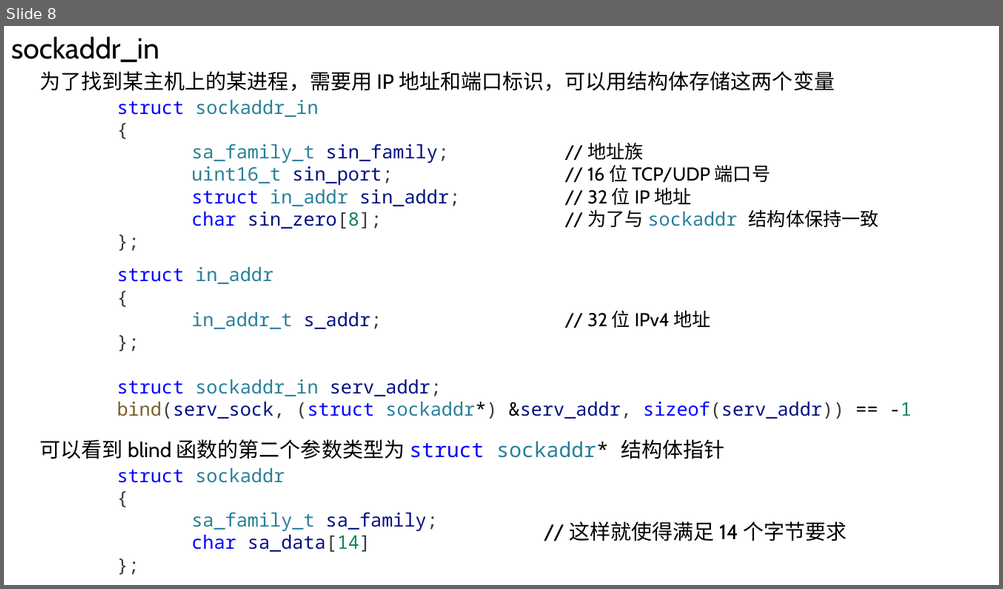
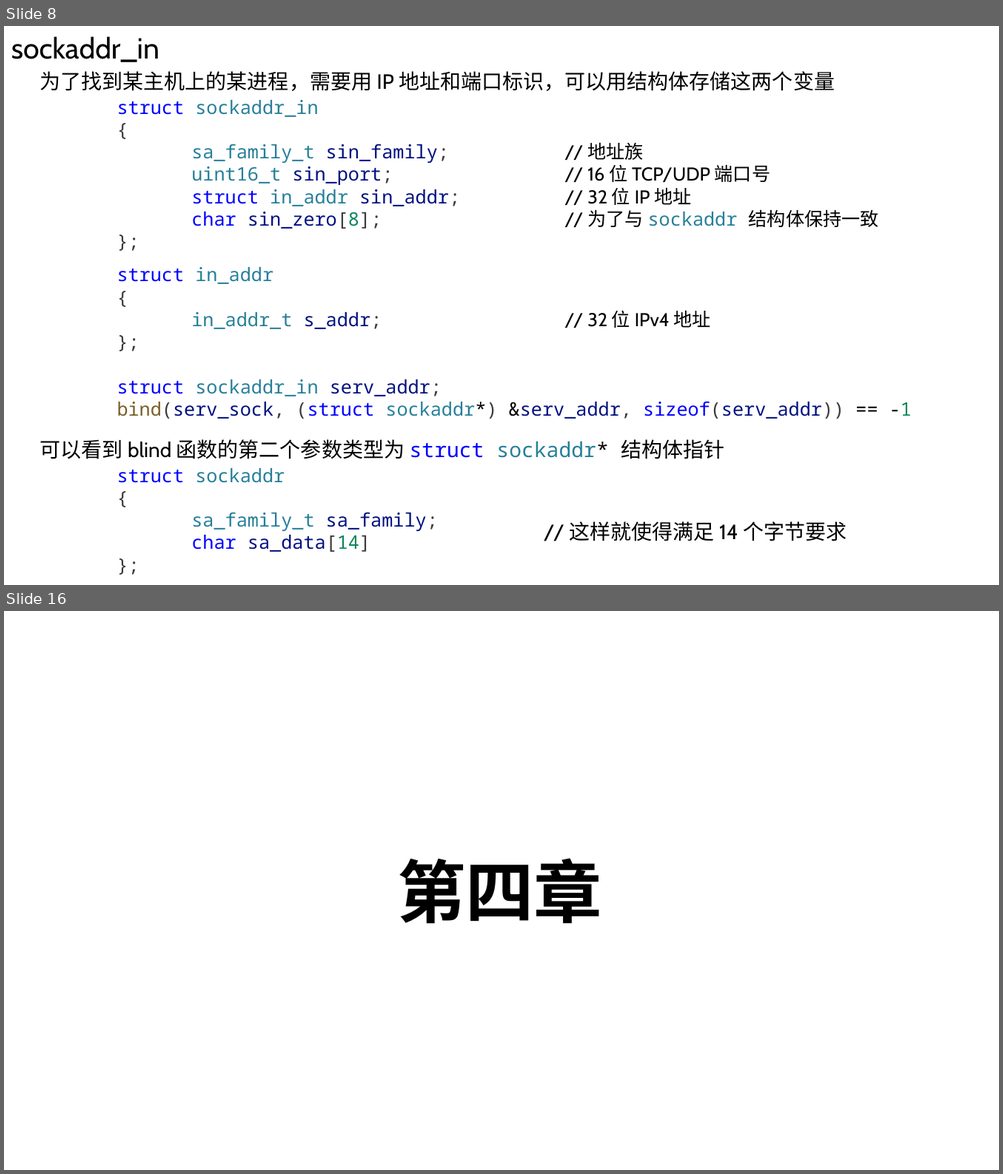
Before and after one commit to Chao200/TCP-IP-Network-Programming, a slide deck: TCP:IP 网络编程.pptx. Shown one above the other, each under a label of ours: slide 8 before the commit, slides 8 and 16 after it; the slides between them are not shown. The pictures are 1003x589 and 1003x1174 pixels, drawn with LibreOffice and Linux fonts; fonts in the diff are those of the drawing. Boxes give left, top, right and bottom in pixels: in the first picture for what was removed or moved away, otherwise in the second. Text is boxed around its words. In the diff, an @@ line names an element or a change of style, - is before the commit and + after.

```diff
--- a/TCP:IP 网络编程.pptx
+++ b/TCP:IP 网络编程.pptx
@@ slide 16 added at [4, 611, 999, 1170], background #FFFFFF @@
@@ text added at [397, 858, 602, 924], 66 pt, text #000000, bold @@
+第四章
```
Also in this commit, not shown: 10 other slides added, 1 slide removed.
